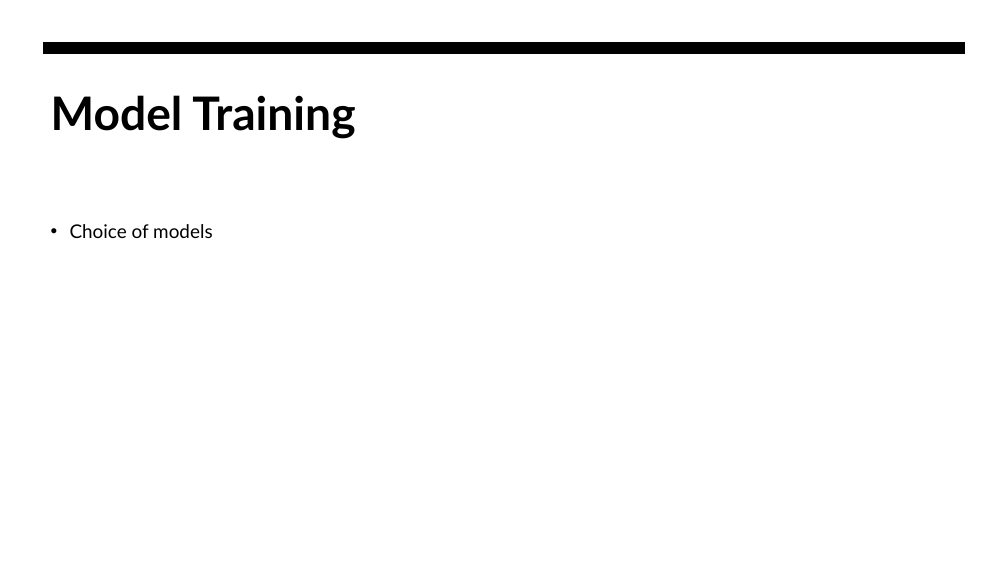
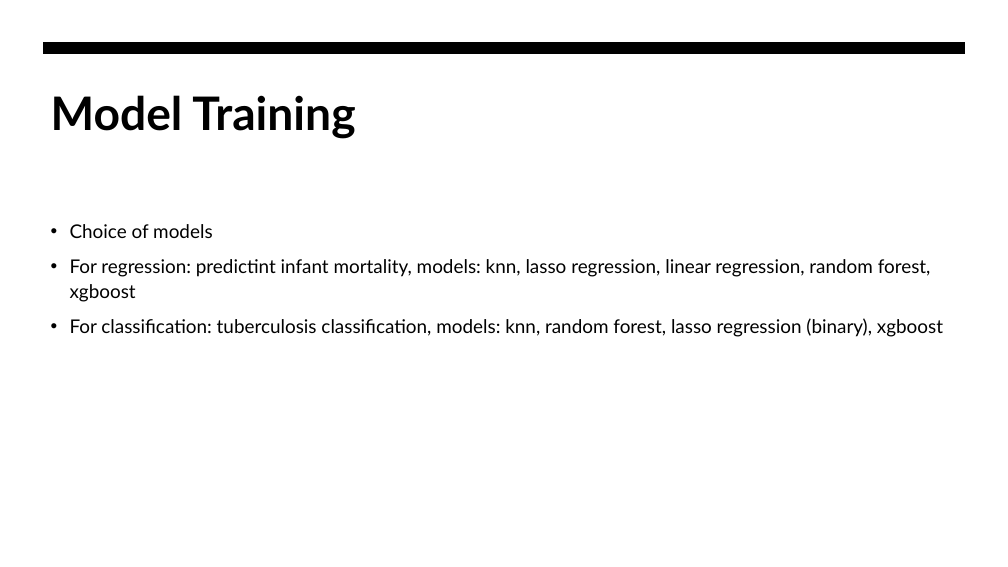
Before and after one commit to WiiLife/Data-project-in-R, a slide deck: slide 12 of ProjectPres.pptx (slide 10 before the commit). Drawn at 1008x567 pixels with LibreOffice and Linux fonts; fonts in the diff are those of the drawing. Boxes give left, top, right and bottom in pixels: in the first picture for what was removed or moved away, otherwise in the second. Text is boxed around its words. In the diff, an @@ line names an element or a change of style, - is before the commit and + after.

Commit message:
Added initial images and text (not good yet)

```diff
--- a/ProjectPres.pptx
+++ b/ProjectPres.pptx
@@ text at [70,259,943,337]: paragraphs added @@
+• For regression: predictint infant mortality, models: knn, lasso regression, linear regression, random forest, xgboost
+• For classification: tuberculosis classification, models: knn, random forest, lasso regression (binary), xgboost
```
Also in this commit, not shown: 12 other slides changed, 5 slides added, 1 slide removed.
